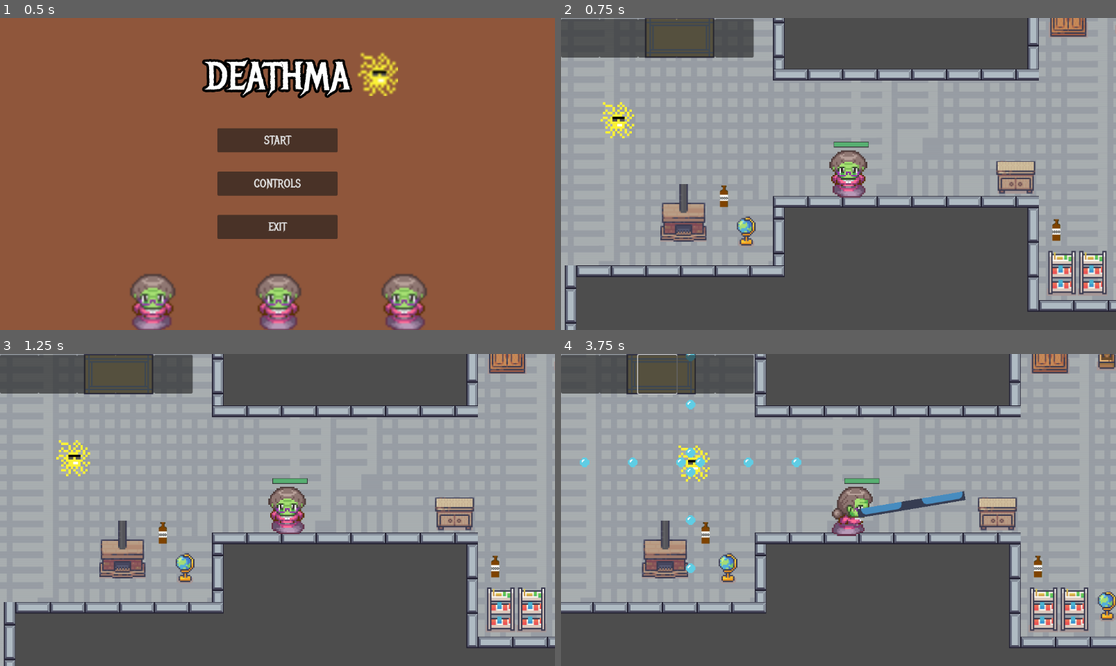
Above: before the commit, frames 1-4 (two rows, left to right).
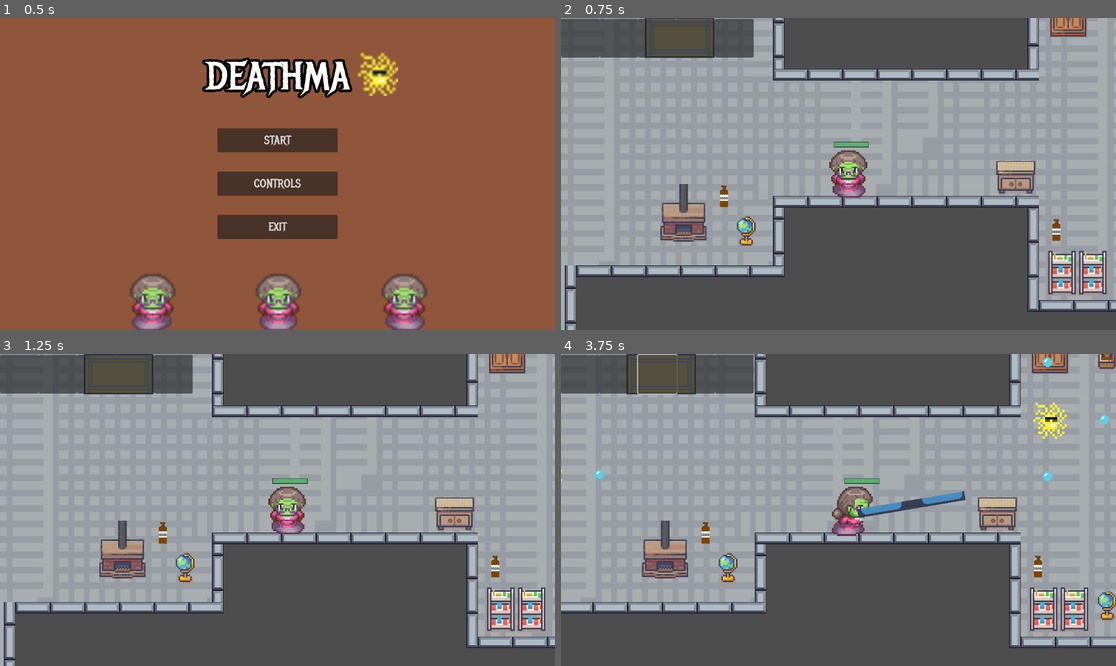
Above: after the commit, the same moments.

Repository: NickPerlich/Deathma
Game: Godot game, scene res://main_menu/main_menu.tscn
The game is run twice, just before and just after one commit, with the same random seed, the same clock (stepped at 60 frames per second) and the same inputs. The engine's default icon, where the game draws it, is replaced by a stand-in: a white triangle on a blue panel in a dark square.
Inputs (mouse positions are in pixels of both pictures, inside the frame that each line leads up to):
- Up to frame 1 (0.5 s): no input
- Up to frame 2 (0.75 s): click "START" at 0.5 s
- Up to frame 3 (1.25 s): no input
- Up to frame 4 (3.75 s): click (577, 372) at 1.25 s; click (616, 372) at 2 s; click (655, 372) at 2.75 s; move the mouse to (960, 494) at 3.52 s; press the mouse at (960, 494) at 3.53 s; hold D (input_right) from 3.53 s (still down)

Frame 1 is identical in both runs. In frame 2, 0.3% of the frame differs, in the area x 7-14%, y 26-39%; in frame 3, 0.3%; in frame 4, 1.2%, in the area x 0-99%, y 0-71%.

Commit message:
enemies can be hurt and die

Diff:
--- a/Lab 5 Moving Character/Characters/enemy.tscn
+++ b/Lab 5 Moving Character/Characters/enemy.tscn
@@ -8,7 +8,7 @@
 [sub_resource type="CircleShape2D" id="CircleShape2D_c6xeh"]
 radius = 8.0
 
-[node name="CharacterBody2D2" type="CharacterBody2D"]
+[node name="Enemy" type="CharacterBody2D"]
 texture_filter = 1
 scale = Vector2(5, 5)
 collision_layer = 4
@@ -16,13 +16,13 @@
 motion_mode = 1
 wall_min_slide_angle = 0.0
 script = ExtResource("1_4vy6n")
-moveSpeed = 70
 
 [node name="Sprite2D" type="Sprite2D" parent="."]
 texture = ExtResource("1_i02hj")
 
 [node name="FireTimer" type="Timer" parent="."]
 process_callback = 0
+wait_time = 2.0
 autostart = true
 
 [node name="Area2D" type="Area2D" parent="." groups=["enemy"]]
--- a/Lab 5 Moving Character/Scripts/enemy.gd
+++ b/Lab 5 Moving Character/Scripts/enemy.gd
@@ -3,9 +3,10 @@
 var projectile = preload("res://Characters/spit_projectile.tscn")
 var projectileSpeed = 100
 var counter = 0
-@export var moveSpeed = 50
+@export var moveSpeed = 80
 @export var player: Node2D
 @onready var nav_agent := $NavigationAgent2D as NavigationAgent2D
+var health = 2
 
 # moves the enemy in a direction that is updated by the navigation agent
 func _physics_process(_delta: float) -> void:
@@ -38,3 +39,10 @@
 # on timer timeout the enemy fires projectiles
 func _on_fire_timer_timeout():
 	fire(projectileSpeed)
+
+func _on_area_2d_area_entered(area):
+	if area.is_in_group("player_projectile"):
+		if health == 0:
+			queue_free()
+		else:
+			health -= 1
--- a/Lab 5 Moving Character/Scripts/projectile_behavior.gd
+++ b/Lab 5 Moving Character/Scripts/projectile_behavior.gd
@@ -7,7 +7,3 @@
 	var collision = move_and_collide(velocity * delta)
 	if (collision):
 		queue_free()
-
-func _on_area_2d_area_entered(area):
-	if area.is_in_group("player"):
-		print("player hit")
--- a/Lab 5 Moving Character/main.tscn
+++ b/Lab 5 Moving Character/main.tscn
@@ -8874,7 +8874,18 @@
 position = Vector2(-397, 99)
 
 [node name="Enemy" parent="." node_paths=PackedStringArray("player") instance=ExtResource("12_igiyr")]
-position = Vector2(28, 297)
+position = Vector2(-479, 328)
+moveSpeed = 130
+player = NodePath("../player")
+
+[node name="Enemy2" parent="." node_paths=PackedStringArray("player") instance=ExtResource("12_igiyr")]
+position = Vector2(-81, -511)
+moveSpeed = 130
+player = NodePath("../player")
+
+[node name="Enemy3" parent="." node_paths=PackedStringArray("player") instance=ExtResource("12_igiyr")]
+position = Vector2(1357, 141)
+moveSpeed = 130
 player = NodePath("../player")
 
 [connection signal="collected" from="player/pivot/Tongue" to="player" method="_on_tongue_collected"]
--- a/Lab 5 Moving Character/projectile.gd
+++ b/Lab 5 Moving Character/projectile.gd
@@ -1,6 +1,7 @@
 extends CharacterBody2D
 
 @onready var collisionShape=$CollisionShape2D
+@onready var areaCollisionShape=$Area2D/CollisionShape2D
 var velocityy = Vector2(1,0)
 var speed =600
 
@@ -12,10 +13,6 @@
 func _process(delta):
 	rotate(5*delta)
 
-func _on_area_2d_area_entered(area):
-	if area.is_in_group("main_character"):
-		queue_free()
-
 func changeTexture(texture, region_rect):
 	$Icon.set_texture(texture)
 	$Icon.region_enabled = true
@@ -25,6 +22,7 @@
 
 func changeCollisionShape(collisionShape):
 	$CollisionShape2D.position = collisionShape
+	$Area2D/CollisionShape2D.position = collisionShape
 
 	print("shape changed to", $CollisionShape2D.position)
 	return
--- a/Lab 5 Moving Character/projectile.tscn
+++ b/Lab 5 Moving Character/projectile.tscn
@@ -7,7 +7,11 @@
 [sub_resource type="RectangleShape2D" id="RectangleShape2D_qcoo2"]
 size = Vector2(53, 89)
 
+[sub_resource type="RectangleShape2D" id="RectangleShape2D_g54fo"]
+size = Vector2(123, 125)
+
 [node name="Projectile" type="CharacterBody2D"]
+collision_mask = 5
 script = ExtResource("1_gwxm0")
 
 [node name="CollisionShape2D" type="CollisionShape2D" parent="."]
@@ -19,3 +23,9 @@
 
 [node name="breakSound" type="AudioStreamPlayer2D" parent="."]
 stream = ExtResource("3_pjfkr")
+
+[node name="Area2D" type="Area2D" parent="." groups=["player_projectile"]]
+
+[node name="CollisionShape2D" type="CollisionShape2D" parent="Area2D"]
+position = Vector2(-0.5, 1.5)
+shape = SubResource("RectangleShape2D_g54fo")
Not shown: 1 places in Lab 5 Moving Character/projectile.tscn that only renumber resources
